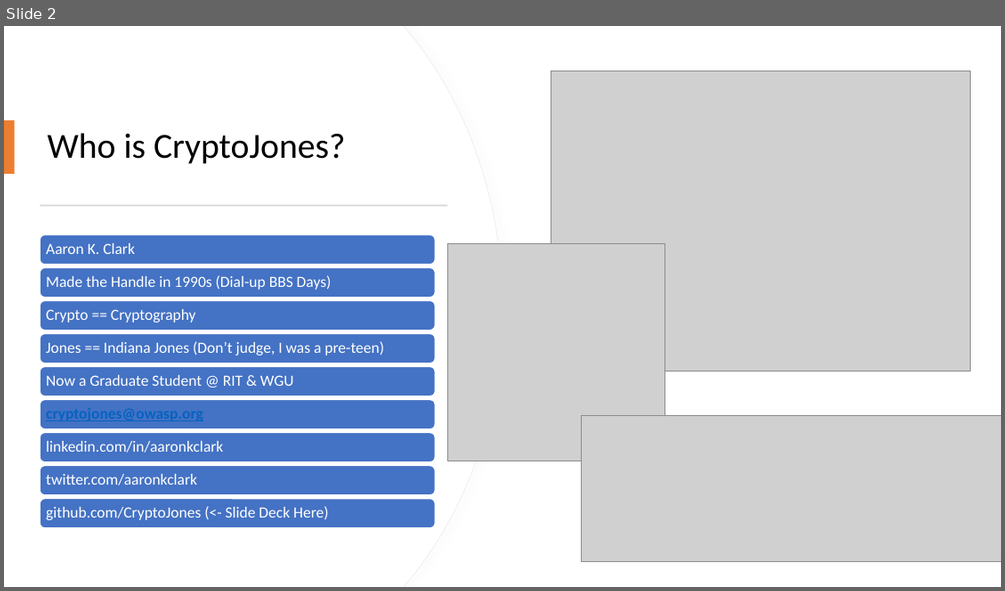
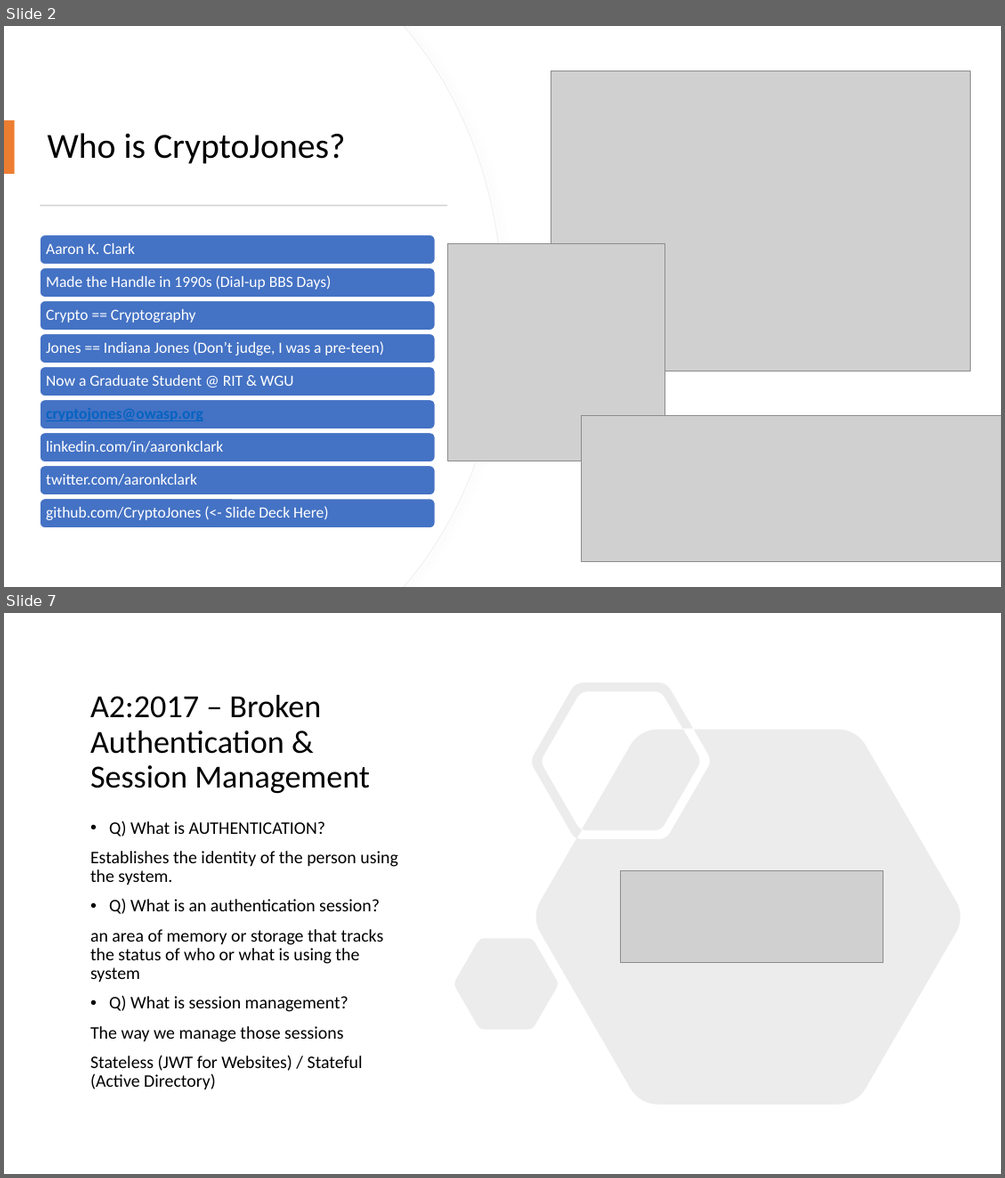
Before and after one commit to CryptoJones/OWASP-OMAHA-QTR2-MTG, a slide deck: slidedeck.pptx. Shown one above the other, each under a label of ours: slide 2 before the commit, slides 2 and 7 after it; the slides between them are not shown. The pictures are 1005x591 and 1005x1178 pixels, drawn with LibreOffice and Linux fonts; fonts in the diff are those of the drawing; grey boxes stand for pictures. Boxes give left, top, right and bottom in pixels: in the first picture for what was removed or moved away, otherwise in the second. Text is boxed around its words. In the diff, an @@ line names an element or a change of style, - is before the commit and + after.

```diff
--- a/slidedeck.pptx
+++ b/slidedeck.pptx
@@ slide 7 added at <box>4,613,1001,1174</box>, background #FFFFFF @@
@@ freeform shape added at <box>455,682,961,1104</box>, fill #808080 at 15% opacity @@
@@ title added at <box>90,695,370,794</box>, 31 pt, text #000000 @@
+A2:2017 – Broken Authentication &
+Session Management
@@ text added at <box>90,820,398,1090</box>, 17 pt, text #000000 @@
+• Q) What is AUTHENTICATION?
+Establishes the identity of the person using the system.
+• Q) What is an authentication session?
+an area of memory or storage that tracks the status of who or what is using the system
+• Q) What is session management?
+The way we manage those sessions
+Stateless (JWT for Websites) / Stateful (Active Directory)
@@ picture added at <box>620,871,883,962</box> @@
```
Also in this commit, not shown: 4 slides changed, 32 other slides added, 28 slides removed, 1 other file.
